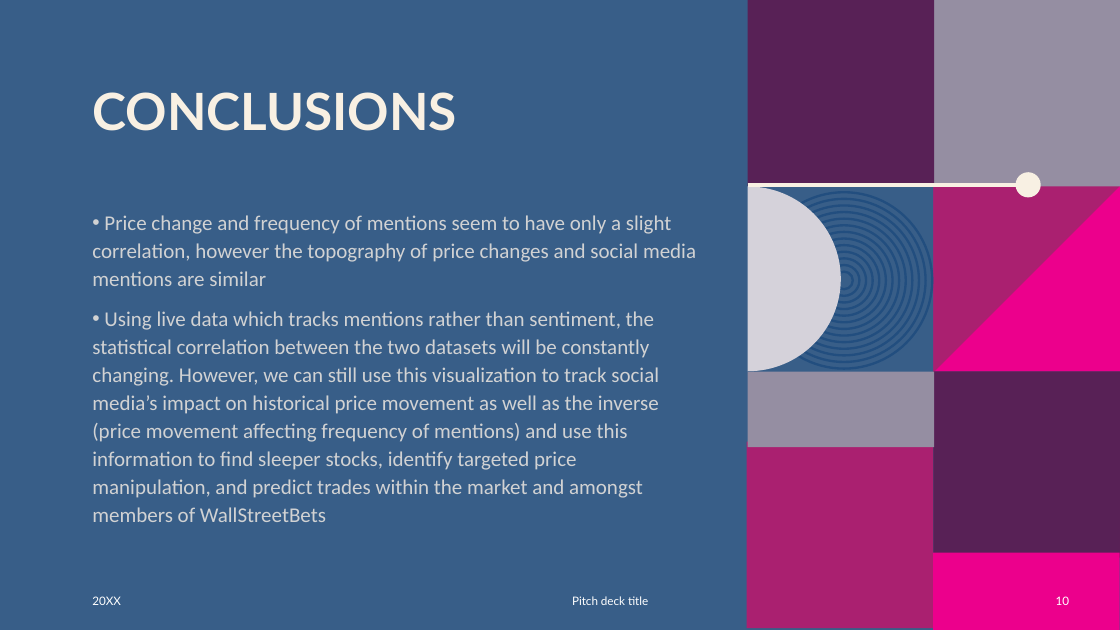
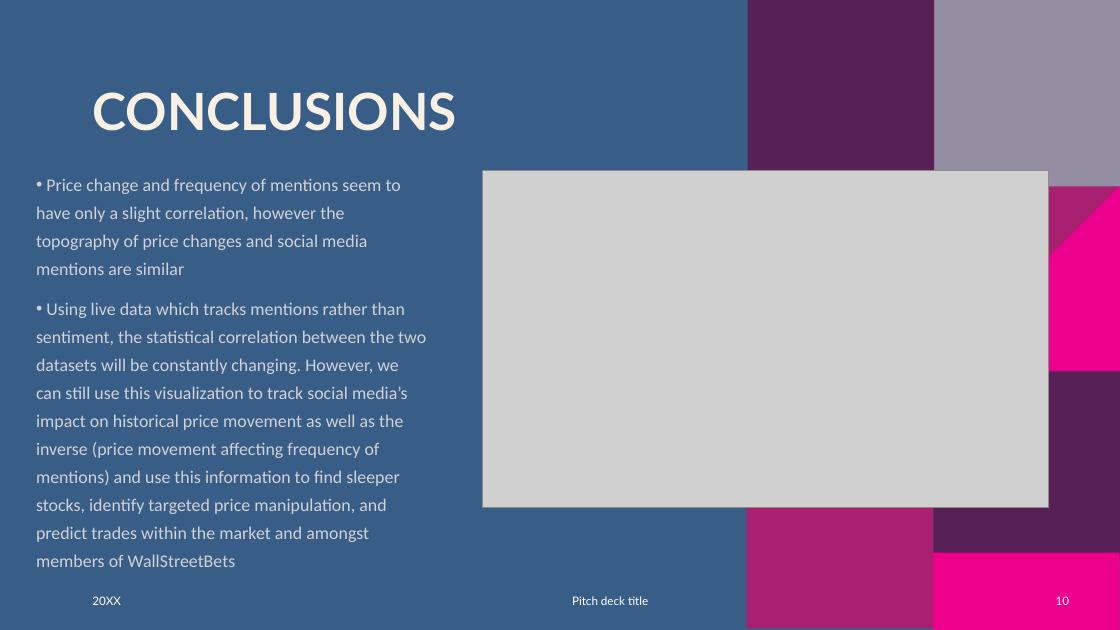
Before and after one commit to AprilHolmes7825/Project_1, a slide deck: slide 10 of Reddit Yahoo Finance Presentation.pptx. Drawn at 1120x630 pixels with LibreOffice and Linux fonts; fonts in the diff are those of the drawing; grey boxes stand for pictures; background and template pictures are left out. Boxes give left, top, right and bottom in pixels: in the first picture for what was removed or moved away, otherwise in the second. Text is boxed around its words. In the diff, an @@ line names an element or a change of style, - is before the commit and + after.

```diff
--- a/Reddit Yahoo Finance Presentation.pptx
+++ b/Reddit Yahoo Finance Presentation.pptx
@@ text "Price change and frequency of ..." moved from (x1=92, y1=215, x2=696, y2=522) to (x1=36, y1=178, x2=426, y2=567) @@
@@ text "Price change and frequency of ..." at (x1=36, y1=178, x2=426, y2=567): size 18 to 15.3 pt @@
@@ picture added at (x1=482, y1=171, x2=1049, y2=508) @@
@@ ellipse removed at (x1=1016, y1=172, x2=1041, y2=197) @@
@@ freeform shape removed at (x1=748, y1=187, x2=841, y2=371) @@
@@ line removed from (748, 185) to (1028, 185) @@
@@ group removed at (x1=756, y1=192, x2=933, y2=369): 13 ellipses @@
@@ rectangle removed at (x1=748, y1=371, x2=934, y2=447) @@
```
Also in this commit, not shown: 4 other slides changed.
